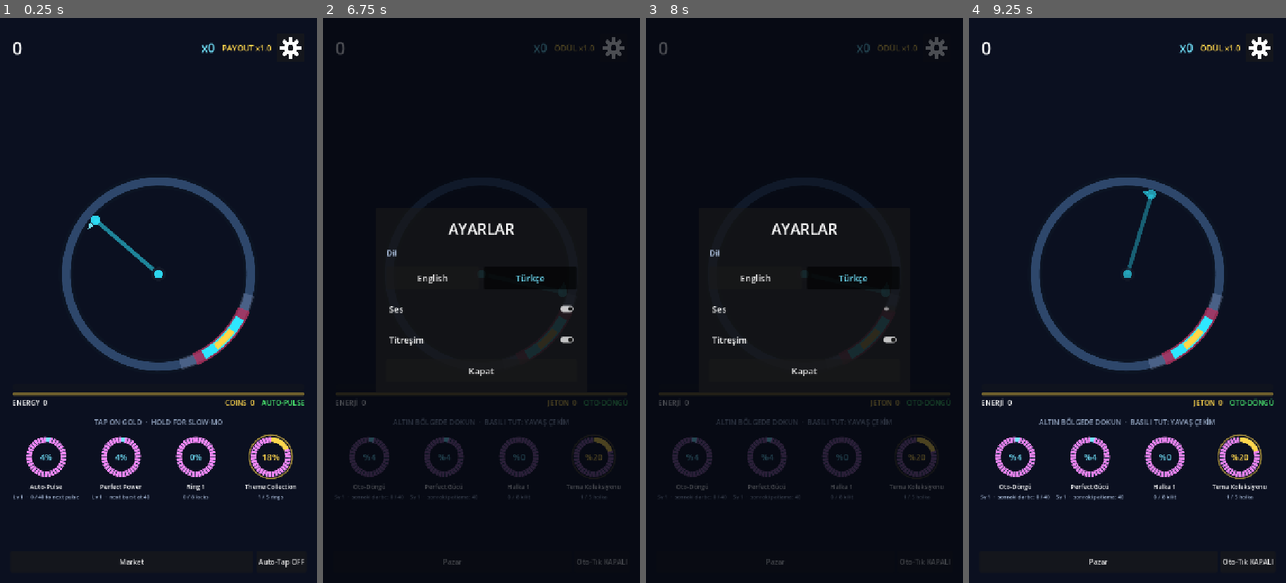
Above: before the commit, frames 1-4 (left to right).
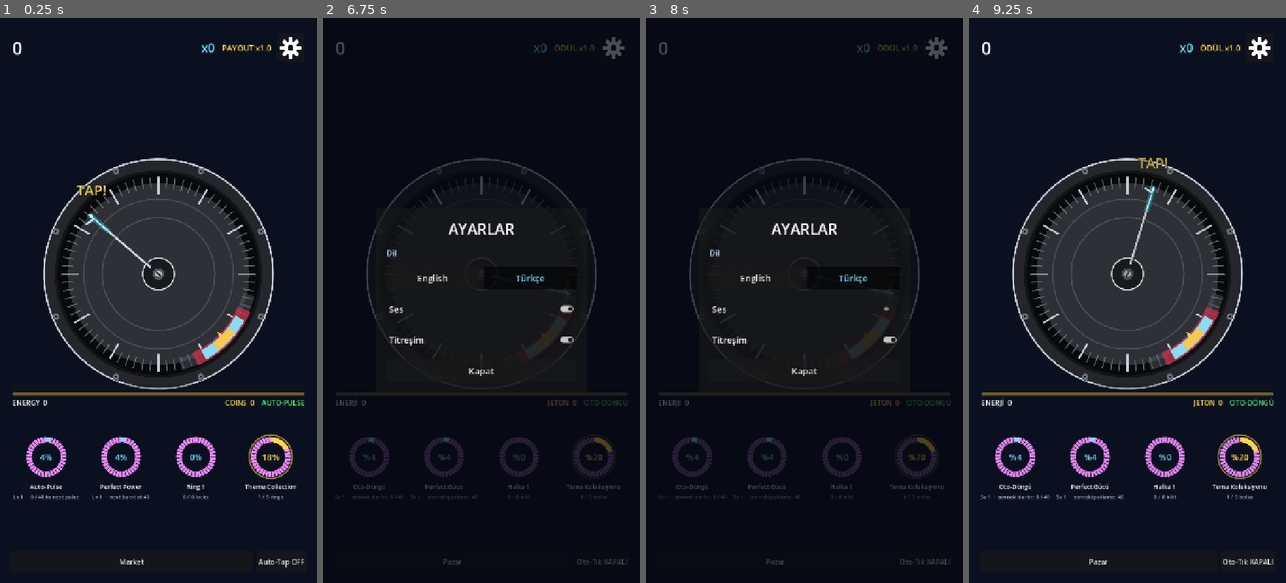
Above: after the commit, the same moments.

Repository: AvareGameStudio/loop-engine
Game: Godot game, scene res://scenes/Main.tscn
Same seed, same stepped clock (60 frames per second), same inputs: the game is played once before the commit and once after it.
Inputs (mouse positions are in pixels of both pictures, inside the frame that each line leads up to):
- Up to frame 1 (0.25 s): no input
- Up to frame 2 (6.75 s): click "Market" at 0.5 s; tap Enter at 1.25, 2.75, 4.25 s; move the mouse to (551, 272) at 1.27 s; press the mouse at (551, 272) at 1.28 s; tap Space at 2, 3.5 s; move the mouse to (418, 328) at 2.02 s; release the mouse at (418, 328) at 2.03 s; click (418, 328) at 2.1 s; move the mouse to (513, 176) at 2.77 s; press the mouse at (513, 176) at 2.78 s; move the mouse to (465, 413) at 3.52 s; release the mouse at (465, 413) at 3.53 s; click (465, 413) at 3.6 s; move the mouse to (576, 385) at 4.27 s; press the mouse at (576, 385) at 4.28 s; release the mouse at (576, 385) at 5 s; click (614, 46) at 5 s; click "English" at 5.75 s; click "Türkçe" at 6.5 s
- Up to frame 3 (8 s): click "Ses" at 7.25 s
- Up to frame 4 (9.25 s): click "Titreşim" at 8 s; click "Kapat" at 8.75 s

The runs differ from the first frame. In frame 1, 22% of the frame differs, in the area x 13-87%, y 24-72%; in frame 2, 1.0%; in frame 3, 1.0%; in frame 4, 22%, in the area x 13-87%, y 24-73%.

Commit message:
Make a successful pick feel like cracking a vault.
The dial and lockpick replace the neon ring, a hit punches into slow-mo with a rising tone, and the opening coach is only a blinking TAP.

Co-authored-by: Cursor <cursoragent@cursor.com>

Diff:
--- a/scenes/ClaimPopup.tscn
+++ b/scenes/ClaimPopup.tscn
@@ -24,6 +24,28 @@
 grow_horizontal = 2
 grow_vertical = 2
 color = Color(0.02, 0.03, 0.06, 0.72)
+
+[node name="Coins" type="CPUParticles2D" parent="Root"]
+position = Vector2(360, 640)
+emitting = false
+amount = 120
+lifetime = 1.8
+one_shot = true
+explosiveness = 0.92
+randomness = 0.42
+lifetime_randomness = 0.25
+emission_shape = 1
+emission_sphere_radius = 40.0
+direction = Vector2(0, -1)
+spread = 180.0
+gravity = Vector2(0, 1280)
+initial_velocity_min = 420.0
+initial_velocity_max = 980.0
+angular_velocity_min = -240.0
+angular_velocity_max = 240.0
+scale_amount_min = 0.75
+scale_amount_max = 1.45
+color = Color(1, 1, 1, 1)
 
 [node name="Panel" type="PanelContainer" parent="Root"]
 layout_mode = 1
--- a/scenes/UIManager.tscn
+++ b/scenes/UIManager.tscn
@@ -73,7 +73,7 @@
 layout_mode = 2
 theme_override_colors/font_color = Color(0.7, 0.78, 0.9, 0.8)
 theme_override_font_sizes/font_size = 16
-text = "HINT_RUN"
+text = ""
 horizontal_alignment = 1
 
 [node name="Bottom" type="VBoxContainer" parent="HUD"]
--- a/scripts/audio/SoundManager.gd
+++ b/scripts/audio/SoundManager.gd
@@ -8,8 +8,8 @@
 var _players: Array[AudioStreamPlayer] = []
 var _next_voice: int = 0
 var _cache: Dictionary[Vector2i, AudioStreamWAV] = {}
-## Consecutive Perfects this run. Any other grade resets it (combo-break → pitch 1.0).
-var _perfect_streak: int = 0
+## Consecutive successful timings (Perfect or Good). A miss breaks the climb back to 1.0.
+var _success_streak: int = 0
 
 
 func _ready() -> void:
@@ -27,26 +27,26 @@
 
 
 func _on_run_started() -> void:
-	_perfect_streak = 0
+	_success_streak = 0
 	play_tone(392.0, 0.12, 0.2)
 
 
-## Pitch: Perfects use the consecutive-Perfect ladder (resets on any non-Perfect).
-## Good hits keep the pentatonic streak from TimingEngine. Volume swells with Perfect Power
-## so buying the upgrade is heard on the very next Perfect (Instant Gratification).
+## Each successful timing steps the tone up (+0.05, cap 1.5x). Perfect stays brighter
+## than Good; volume still swells with Perfect Power. A miss resets the ladder.
 func _on_tap(result: Dictionary) -> void:
 	var grade_name: String = String(result.get("grade_name", ""))
 	match grade_name:
-		"perfect":
-			_perfect_streak += 1
-			var pitch: float = TimingEngine.perfect_combo_pitch(_perfect_streak)
-			var power: float = MetaUpgrade.perfect_power()
-			play_tone(740.0 * pitch, 0.09, 0.32 * lerpf(1.0, 1.4, clampf((power - 1.0) / 1.5, 0.0, 1.0)))
-		"good":
-			_perfect_streak = 0
-			play_tone(520.0 * float(result.get("pitch", 1.0)), 0.08, 0.26)
+		"perfect", "good":
+			_success_streak += 1
+			var pitch: float = TimingEngine.perfect_combo_pitch(_success_streak)
+			var base: float = 740.0 if grade_name == "perfect" else 520.0
+			var volume: float = 0.26
+			if grade_name == "perfect":
+				var power: float = MetaUpgrade.perfect_power()
+				volume = 0.32 * lerpf(1.0, 1.4, clampf((power - 1.0) / 1.5, 0.0, 1.0))
+			play_tone(base * pitch, 0.09, volume)
 		"near_miss", "miss":
-			_perfect_streak = 0
+			_success_streak = 0
 			if grade_name == "miss":
 				play_tone(110.0, 0.2, 0.35)
 
--- a/scripts/ui/ClaimPopup.gd
+++ b/scripts/ui/ClaimPopup.gd
@@ -10,6 +10,7 @@
 @onready var body_label: Label = $Root/Panel/Margin/VBox/Body
 @onready var claim_btn: Button = $Root/Panel/Margin/VBox/Claim
 @onready var later_btn: Button = $Root/Panel/Margin/VBox/Later
+@onready var coins: CPUParticles2D = $Root/Coins
 
 var _open: bool = false
 var _was_paused: bool = false
@@ -17,6 +18,8 @@
 
 func _ready() -> void:
 	root.visible = false
+	coins.texture = _make_coin_texture()
+	coins.emitting = false
 	claim_btn.pressed.connect(_claim)
 	later_btn.pressed.connect(_later)
 	# Tapping the dim (the spinning ring behind it) used to do nothing, so
@@ -56,6 +59,8 @@
 	tw.set_pause_mode(Tween.TWEEN_PAUSE_PROCESS)
 	tw.set_ignore_time_scale(true)
 	tw.tween_property(panel, "scale", Vector2.ONE, 0.22).set_trans(Tween.TRANS_BACK).set_ease(Tween.EASE_OUT)
+	# Vault win: scatter gold coins across the reward screen.
+	coins.restart()
 
 
 func _on_vault(amount: int, _delta: int) -> void:
@@ -84,6 +89,24 @@
 	EventBus.vault_resolved.emit(false)
 
 
+func _make_coin_texture() -> Texture2D:
+	var img := Image.create(32, 32, false, Image.FORMAT_RGBA8)
+	img.fill(Color(0, 0, 0, 0))
+	var center := Vector2(15.5, 15.5)
+	for y in 32:
+		for x in 32:
+			var d: float = Vector2(x, y).distance_to(center)
+			if d > 14.0:
+				continue
+			var col := Color(1.0, 0.84, 0.28, 1)
+			if d > 11.2:
+				col = Color(0.62, 0.4, 0.08, 1)
+			elif d < 4.5:
+				col = Color(1.0, 0.96, 0.7, 1)
+			img.set_pixel(x, y, col)
+	return ImageTexture.create_from_image(img)
+
+
 func _close() -> void:
 	if not _open and not root.visible:
 		return
--- a/scripts/ui/UIManager.gd
+++ b/scripts/ui/UIManager.gd
@@ -36,8 +36,10 @@
 var _loop_rows: Dictionary[String, Dictionary] = {}
 var _grade_tween: Tween
 ## Translation keys behind code-set texts, re-rendered on language change.
-var _hint_key: String = "HINT_RUN"
+var _hint_key: String = ""
 var _hint_args: Array = []
+## Opening coach is a blinking TAP! on the pick. Written hints stay hidden until it ends.
+var _coach_left: float = 0.0
 var _x3_key: String = "RUN_CLAIM_X3"
 var _run_end_reason: String = ""
 var _run_end_stats: Dictionary = {}
@@ -91,6 +93,14 @@
 		_render_run_over()
 
 
+func _process(delta: float) -> void:
+	if _coach_left <= 0.0:
+		return
+	_coach_left -= delta / maxf(Engine.time_scale, 0.001)
+	if _coach_left <= 0.0:
+		_render_hint()
+
+
 func _set_hint(key: String, args: Array = []) -> void:
 	_hint_key = key
 	_hint_args = args
@@ -98,6 +108,9 @@
 
 
 func _render_hint() -> void:
+	if _hint_key.is_empty() or _coach_left > 0.0:
+		hint_label.text = ""
+		return
 	hint_label.text = tr(_hint_key) % _hint_args if not _hint_args.is_empty() else tr(_hint_key)
 
 
@@ -218,7 +231,11 @@
 
 func _on_run_start() -> void:
 	run_over.visible = false
-	_set_hint("HINT_RUN")
+	# No written directive. The pick carries a blinking TAP! for the first 3 seconds.
+	_hint_key = ""
+	_hint_args = []
+	_coach_left = 3.0
+	hint_label.text = ""
 	grade_label.text = ""
 	focus_bar.value = 1.0
 
--- a/scripts/vfx/Juice.gd
+++ b/scripts/vfx/Juice.gd
@@ -9,11 +9,15 @@
 @export var glow: CanvasItem
 ## Particle buffer size; individual bursts scale down via amount_ratio.
 @export var max_burst: int = 64
+## Successful lock: world drops to this scale, then returns after UNLOCK_SLOWMO_SEC.
+const UNLOCK_TIME_SCALE: float = 0.2
+const UNLOCK_SLOWMO_SEC: float = 0.3
 
 var _shake: float = 0.0
 var _base_zoom: Vector2 = Vector2.ONE
 var _zoom_tween: Tween
 var _glow_tween: Tween
+var _slowmo_token: int = 0
 
 
 func _ready() -> void:
@@ -47,15 +51,16 @@
 	var power: float = intensity if grade == "perfect" else 1.0
 	match grade:
 		"perfect":
-			TimeScale.hitstop(0.06)
 			_add_shake(7.0 * power)
-			_punch(1.06 + 0.04 * (power - 1.0))
+			_zoom_punch(1.16 + 0.04 * (power - 1.0))
+			_trigger_unlock_slowmo()
 			_burst(int(28.0 * power), Color(1.0, 0.84, 0.28).lerp(Color(1.0, 0.95, 0.55), clampf(power - 1.0, 0.0, 1.0)))
 			_flash_pointer(0.16 + 0.08 * (power - 1.0), clampf(0.7 + 0.3 * power, 0.7, 1.0))
 			_pulse_glow(1.4 * power)
 		"good":
 			_add_shake(4.0 * intensity)
-			_punch(1.03)
+			_zoom_punch(1.1)
+			_trigger_unlock_slowmo()
 			_burst(16, Color(0.45, 0.75, 1.0))
 		"near_miss":
 			TimeScale.hitstop(0.18)
@@ -82,6 +87,30 @@
 
 func _add_shake(amount: float) -> void:
 	_shake = maxf(_shake, amount)
+
+
+## Camera punches in on a cracked lock, then eases back. Ignores time scale so the
+## 0.2 slow-mo doesn't stretch the zoom.
+func _zoom_punch(scale: float) -> void:
+	_punch(scale)
+
+
+## Engine.time_scale = 0.2 for 0.3 real seconds, then back to 1.
+## Deferred: the tap handler resets slow-mo at the end of the same call.
+func _trigger_unlock_slowmo() -> void:
+	_slowmo_token += 1
+	_apply_unlock_slowmo.call_deferred(_slowmo_token)
+
+
+func _apply_unlock_slowmo(token: int) -> void:
+	if token != _slowmo_token:
+		return
+	TimeScale.set_slowmo(UNLOCK_TIME_SCALE)
+	get_tree().create_timer(UNLOCK_SLOWMO_SEC, true, false, true).timeout.connect(func() -> void:
+		if token != _slowmo_token:
+			return
+		TimeScale.set_slowmo(1.0)
+	)
 
 
 func _punch(scale: float) -> void:
--- a/scripts/world/RingArena.gd
+++ b/scripts/world/RingArena.gd
@@ -1,7 +1,8 @@
 class_name RingArena
 extends Node2D
-## Draws the static ring and target windows. The rotating pointer is a child
-## node, so the ring only redraws when the target or windows change.
+## Steel vault dial. Tick marks and a machined bezel replace the neon ring;
+## the colored gate is the combination notch the pick has to hit.
+## The rotating pointer is a child, so the dial only redraws when the target or windows change.
 
 @export var radius: float = 210.0
 @export var ring_width: float = 18.0
@@ -35,12 +36,14 @@
 		if is_node_ready():
 			pointer.grade = value
 
-var ring_color := Color(0.18, 0.28, 0.42, 1)
-var accent := Color(0.18, 0.9, 1.0, 1)
-var danger := Color(1.0, 0.28, 0.52, 1)
-var gold := Color(1.0, 0.84, 0.28, 1)
-## Outside the near window is a Miss, so this band must never read as "safe".
-var outer_band_color := Color(0.55, 0.62, 0.78, 0.3)
+var accent := Color(0.55, 0.86, 0.95, 1)
+var danger := Color(1.0, 0.28, 0.42, 1)
+var gold := Color(1.0, 0.78, 0.28, 1)
+## Outside the near window is a Miss, so this band stays dull steel, never "safe".
+var outer_band_color := Color(0.34, 0.36, 0.39, 0.45)
+var _steel_dark := Color(0.14, 0.15, 0.17, 1)
+var _steel := Color(0.42, 0.45, 0.48, 1)
+var _steel_hi := Color(0.78, 0.81, 0.84, 1)
 
 
 func _ready() -> void:
@@ -67,15 +70,58 @@
 
 
 func _draw() -> void:
-	draw_arc(Vector2.ZERO, radius, 0.0, TAU, 72, Color(0.05, 0.08, 0.14, 0.9), ring_width + 14.0, true)
-	draw_arc(Vector2.ZERO, radius, 0.0, TAU, 80, ring_color, ring_width, true)
+	var center := Vector2.ZERO
+	# Housing: dark well, brushed bezel, machined lip.
+	draw_circle(center, radius + 52.0, Color(0.03, 0.035, 0.04, 1))
+	draw_arc(center, radius + 36.0, 0.0, TAU, 96, _steel_dark, 30.0, true)
+	draw_arc(center, radius + 50.0, 0.0, TAU, 96, _steel_hi, 2.5, true)
+	draw_arc(center, radius + 22.0, 0.0, TAU, 80, Color(0.07, 0.08, 0.09, 1), 5.0, true)
+	draw_circle(center, radius - 4.0, Color(0.18, 0.19, 0.21, 1))
+	draw_arc(center, radius - 40.0, 0.0, TAU, 64, Color(_steel, 0.45), 1.5, true)
+	draw_arc(center, radius - 82.0, 0.0, TAU, 48, Color(_steel_hi, 0.22), 1.2, true)
+	_draw_ticks()
 
 	var near: float = float(windows.near)
 	var red_band: float = near - float(windows.good)
-	_draw_side_bands(near, near + red_band * outer_band_ratio, outer_band_color, ring_width + 6.0)
-	_draw_window_arc(near, danger.lerp(Color(0.4, 0.1, 0.2, 0.35), 0.4), ring_width + 10.0)
-	_draw_window_arc(float(windows.good), accent, ring_width + 2.0)
-	_draw_window_arc(float(windows.perfect), gold, ring_width - 4.0)
+	_draw_side_bands(near, near + red_band * outer_band_ratio, outer_band_color, ring_width + 8.0)
+	_draw_window_arc(near, danger.lerp(Color(0.25, 0.08, 0.1, 0.5), 0.35), ring_width + 12.0)
+	_draw_window_arc(float(windows.good), accent, ring_width + 4.0)
+	_draw_window_arc(float(windows.perfect), gold, ring_width - 2.0)
+	_draw_gate_tooth()
+	_draw_bolts()
+	draw_circle(center, 36.0, Color(0.09, 0.1, 0.11, 1))
+	draw_arc(center, 36.0, 0.0, TAU, 32, _steel_hi, 2.0, true)
+
+
+func _draw_ticks() -> void:
+	var steps := 72
+	for i in steps:
+		var angle := float(i) * TAU / float(steps)
+		var major := i % 6 == 0
+		var inner := radius - (28.0 if major else 14.0)
+		var outer := radius + 10.0
+		var col := _steel_hi if major else Color(0.5, 0.53, 0.56, 0.75)
+		draw_line(Vector2.from_angle(angle) * inner, Vector2.from_angle(angle) * outer, col, 2.8 if major else 1.2, true)
+
+
+func _draw_bolts() -> void:
+	for i in 8:
+		var p: Vector2 = Vector2.from_angle(float(i) * TAU / 8.0 + PI / 8.0) * (radius + 42.0)
+		draw_circle(p, 8.0, Color(0.28, 0.3, 0.32, 1))
+		draw_circle(p, 6.2, _steel)
+		draw_circle(p, 2.1, Color(0.1, 0.11, 0.12, 1))
+
+
+## Inward tooth at the gate: the notch the pick is aiming for.
+func _draw_gate_tooth() -> void:
+	var dir := Vector2.from_angle(target_angle)
+	var side := dir.orthogonal() * 9.0
+	var base := dir * (radius + 6.0)
+	draw_colored_polygon(PackedVector2Array([
+		base + side,
+		base - side,
+		dir * (radius - 26.0),
+	]), gold)
 
 
 func _draw_window_arc(half_deg: float, color: Color, width: float) -> void:
--- a/scripts/world/RingPointer.gd
+++ b/scripts/world/RingPointer.gd
@@ -1,9 +1,12 @@
 class_name RingPointer
 extends Node2D
-## Rotating pointer, travel-direction chevron, and hub. Drawn along +X;
-## RingArena drives `rotation`, so steady spinning costs no redraw.
+## Lockpick swept around the vault dial. The shaft is steel; the tip is a laser
+## tooth bent along travel. RingArena drives `rotation`.
+## The first 3 seconds of a run show a blinking TAP! on the pick — no written coach.
 
-@export var length: float = 188.0
+const COACH_SECONDS: float = 3.0
+
+@export var length: float = 200.0
 
 var accent := Color(0.18, 0.9, 1.0, 1)
 var danger := Color(1.0, 0.28, 0.52, 1)
@@ -23,13 +26,40 @@
 var _pulse: float = 0.0
 var _flip_flash: float = 0.0
 var _flash_tween: Tween
+var _coach_left: float = 0.0
+var _blink: float = 0.0
+
+
+func _ready() -> void:
+	EventBus.run_started.connect(_begin_coach)
+	EventBus.run_ended.connect(_end_coach)
+	EventBus.tap_evaluated.connect(func(_result: Dictionary) -> void: _end_coach())
+
+
+func _begin_coach() -> void:
+	_coach_left = COACH_SECONDS
+	_blink = 0.0
+	queue_redraw()
+
+
+func _end_coach(_reason: String = "", _stats: Dictionary = {}) -> void:
+	if _coach_left <= 0.0:
+		return
+	_coach_left = 0.0
+	queue_redraw()
 
 
 func _process(delta: float) -> void:
-	_pulse = wrapf(_pulse + delta * 2.4, 0.0, TAU)
-	self_modulate.a = 0.8 + 0.2 * sin(_pulse)
+	var real_dt: float = delta / maxf(Engine.time_scale, 0.001)
+	_pulse = wrapf(_pulse + real_dt * 2.4, 0.0, TAU)
+	self_modulate.a = 0.88 + 0.12 * sin(_pulse)
 	if _flip_flash > 0.0:
-		_flip_flash = maxf(0.0, _flip_flash - delta * 2.5)
+		_flip_flash = maxf(0.0, _flip_flash - real_dt * 2.5)
+		queue_redraw()
+	if _coach_left > 0.0:
+		_coach_left = maxf(0.0, _coach_left - real_dt)
+		_blink = wrapf(_blink + real_dt * 8.0, 0.0, TAU)
+		# Text is counter-rotated in _draw, so it has to be redrawn as the pick spins.
 		queue_redraw()
 
 
@@ -50,20 +80,45 @@
 func _draw() -> void:
 	var col: Color = _grade_color()
 	var tip := Vector2(length, 0.0)
-	draw_line(Vector2.ZERO, tip, col * Color(1, 1, 1, 0.6), 8.0, true)
-	draw_circle(tip, 11.0, col)
+	var laser: Color = col.lerp(Color.WHITE, 0.62)
+	# Steel shank.
+	draw_line(Vector2(24.0, 1.6), Vector2(length - 34.0, 1.2), Color(0.16, 0.17, 0.19), 7.0, true)
+	draw_line(Vector2(24.0, 0.0), Vector2(length - 34.0, 0.0), Color(0.72, 0.75, 0.78), 3.6, true)
+	draw_line(Vector2(24.0, -1.4), Vector2(length - 34.0, -1.2), Color(0.92, 0.94, 0.96, 0.8), 1.3, true)
+	# Laser core, then the lockpick tooth bent along travel.
+	draw_line(Vector2(length - 52.0, 0.0), tip + Vector2(8.0, 0.0), Color(col, 0.35), 11.0, true)
+	draw_line(Vector2(length - 46.0, 0.0), tip + Vector2(7.0, 0.0), laser, 2.2, true)
+	var tooth := tip + Vector2(-2.0, direction * (18.0 + 8.0 * _flip_flash))
+	draw_line(tip + Vector2(-8.0, 0.0), tooth, Color(0.82, 0.84, 0.87), 3.4, true)
+	draw_line(tip + Vector2(-6.0, direction), tooth, laser, 1.5, true)
+	draw_circle(tip, 3.4, Color.WHITE)
+	draw_circle(tip, 1.6, laser)
+	# Dial knob.
+	draw_circle(Vector2.ZERO, 20.0, Color(0.1, 0.11, 0.12))
+	draw_circle(Vector2.ZERO, 13.0, Color(0.34, 0.36, 0.39))
+	draw_circle(Vector2.ZERO, 7.0, Color(0.72, 0.75, 0.78))
+	draw_line(Vector2(-6.0, 0.0), Vector2(6.0, 0.0), Color(0.08, 0.08, 0.09), 2.0, true)
+	if _coach_left > 0.0:
+		_draw_tap(tip)
 
-	# Local +Y is the direction of increasing angle, i.e. travel for direction = +1.
-	var reach: float = direction * (18.0 + 10.0 * _flip_flash)
-	var arrow_col: Color = col.lerp(Color.WHITE, _flip_flash)
-	draw_colored_polygon(PackedVector2Array([
-		tip + Vector2(-7.0, reach * 0.55),
-		tip + Vector2(0.0, reach * 1.25),
-		tip + Vector2(7.0, reach * 0.55),
-	]), arrow_col)
 
-	draw_circle(Vector2.ZERO, 16.0, Color(0.08, 0.1, 0.16))
-	draw_circle(Vector2.ZERO, 10.0, col)
+## Upright blink sitting on the pick. The opening coach is this mark only.
+func _draw_tap(tip: Vector2) -> void:
+	var font: Font = ThemeDB.fallback_font
+	if font == null:
+		return
+	var font_size: int = 32
+	var text := "TAP!"
+	var width: float = font.get_string_size(text, HORIZONTAL_ALIGNMENT_LEFT, -1, font_size).x
+	var blink: float = 1.0 if sin(_blink) > 0.0 else 0.12
+	var fill := Color(1.0, 0.9, 0.4, blink)
+	var shadow := Color(0.05, 0.04, 0.02, blink)
+	draw_set_transform(tip, -rotation, Vector2.ONE)
+	var origin := Vector2(-width * 0.5, -48.0)
+	for offset in [Vector2(-1.5, 0.0), Vector2(1.5, 0.0), Vector2(0.0, -1.5), Vector2(0.0, 1.5)]:
+		draw_string(font, origin + offset, text, HORIZONTAL_ALIGNMENT_LEFT, -1, font_size, shadow)
+	draw_string(font, origin, text, HORIZONTAL_ALIGNMENT_LEFT, -1, font_size, fill)
+	draw_set_transform(Vector2.ZERO, 0.0, Vector2.ONE)
 
 
 func _grade_color() -> Color:
